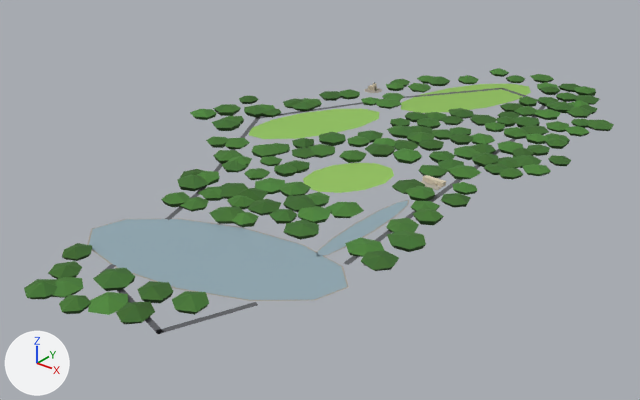
The glTF model public/landmarks/prospect-park/lod1.glb as it was, and as the next commit left it.
The view is the same before and after, from a 50 mm lens placed at (1840.0, -2435.0, 1295.0), pointed at (18.0, -158.0, -117.0). Lighting does not change. The marker at lower left points along +X, +Y and +Z. The picture after the commit comes second. Where no turn or scale is listed for an object, it has been applied to the vertices. Vertices at exactly the same position are counted once.

Names of what the first picture shows: 'prospect-park-lod1'.
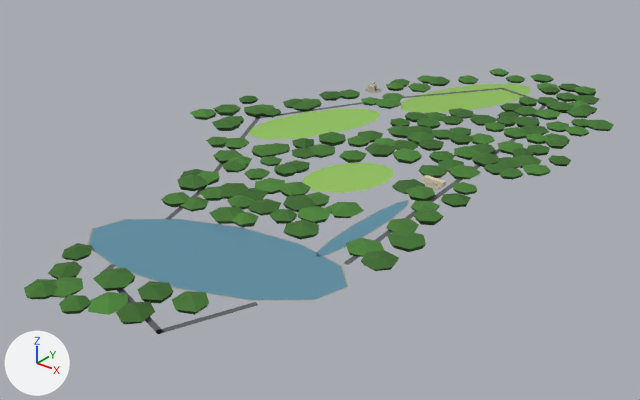
Changed parts and their boxes [x1, y1, x2, y2] in the pictures (640 x 400 px):
part 1 of me_prospect_park_lod1, recoloured (greyish blue to cyan): [89, 201, 408, 300] in both

The edits, one by one:
me_prospect_park_lod1 has 2213 vertices, 3002 faces and spans x -710.0..710.0, y -1305.0..1305.0, z -19.0..19.0.
me_prospect_park_lod1 is used by ob_prospect_park_lod1; location (19.0, -54.0, 49.0).
me_prospect_park_lod1 part 1: 20 faces centred in x -97.0..494.0, y -898.0..-255.0, z -18.0 are repainted in the vertex colours; the middle colour goes from greyish blue #91a8b2 to cyan #5f8fa3.
